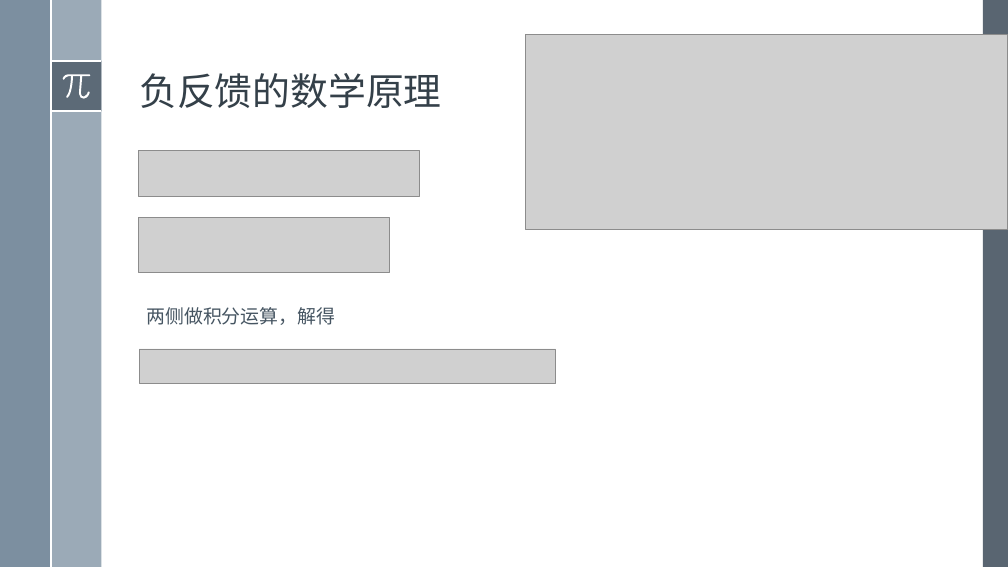
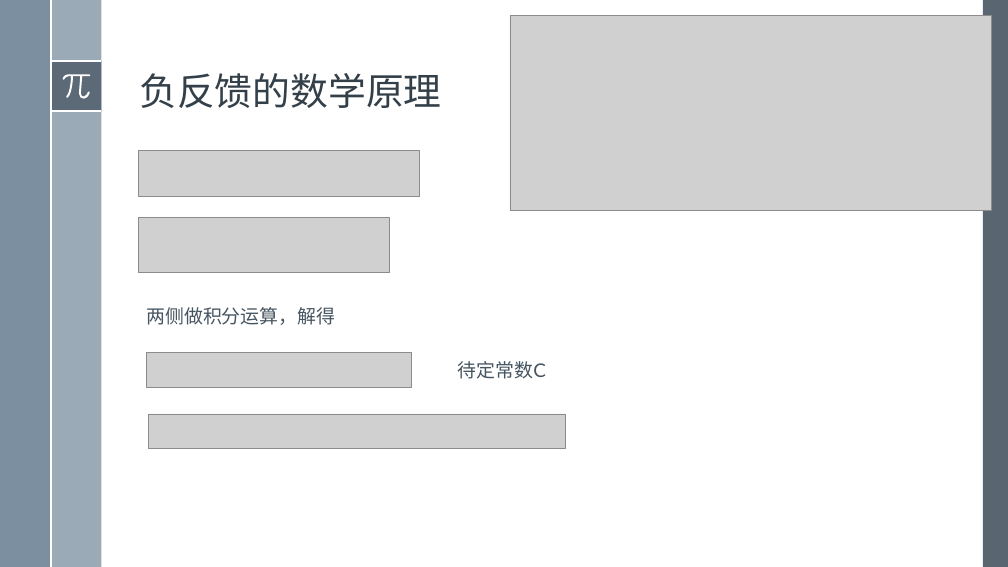
Before and after one commit to exoplanetX/SystemDynamics, a slide deck: slide 14 of 2019系统仿真-8-一阶系统原理+.pptx. Drawn at 1008x567 pixels with LibreOffice and Linux fonts; fonts in the diff are those of the drawing; grey boxes stand for pictures. Boxes give left, top, right and bottom in pixels: in the first picture for what was removed or moved away, otherwise in the second. Text is boxed around its words. In the diff, an @@ line names an element or a change of style, - is before the commit and + after.

```diff
--- a/2019系统仿真-8-一阶系统原理+.pptx
+++ b/2019系统仿真-8-一阶系统原理+.pptx
@@ picture moved from (x1=526, y1=35, x2=1007, y2=230) to (x1=510, y1=16, x2=991, y2=211) @@
@@ picture resized from (x1=139, y1=349, x2=556, y2=383) to (x1=146, y1=353, x2=411, y2=387) @@
@@ text added at (x1=458, y1=361, x2=546, y2=379), 18 pt, text #465562 @@
+待定常数C
@@ picture added at (x1=149, y1=414, x2=566, y2=448) @@
```
Also in this commit, not shown: 1 other slide changed.
